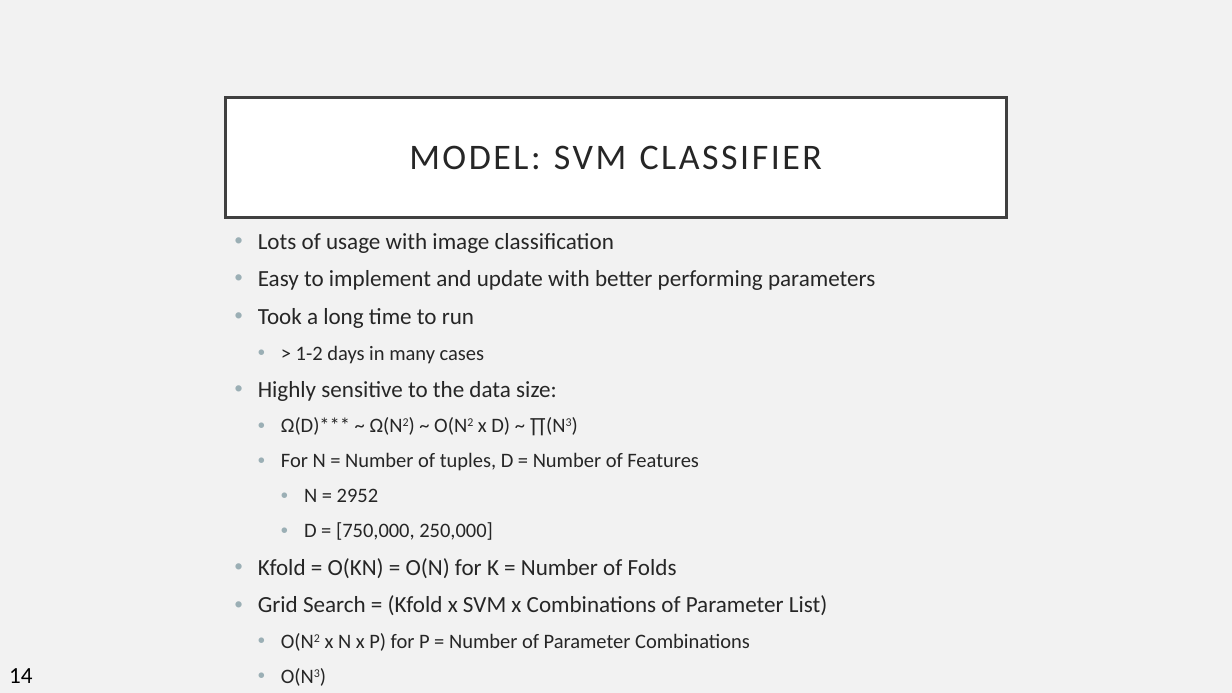
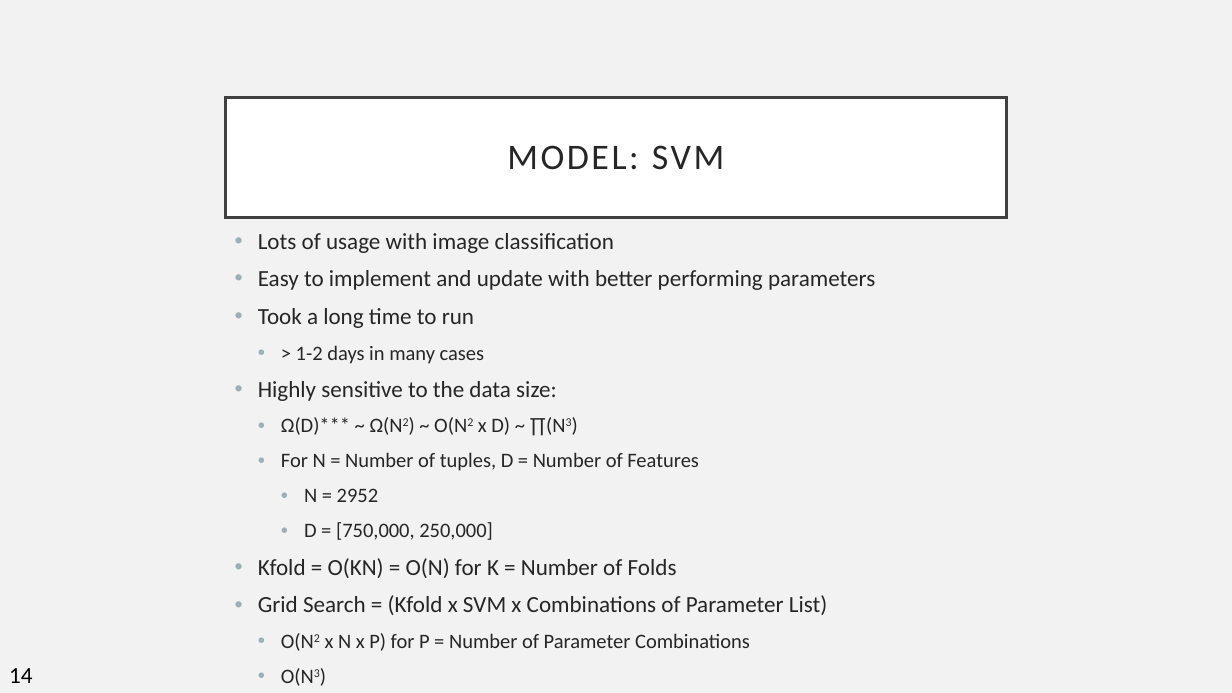
Before and after one commit to EZRA-DVLPR/MachineLearning-Comp542, a slide deck: slide 15 of group_proj/presentations/FinalPresentation.pptx. Drawn at 1232x693 pixels with LibreOffice and Linux fonts; fonts in the diff are those of the drawing. Boxes give left, top, right and bottom in pixels: in the first picture for what was removed or moved away, otherwise in the second. Text is boxed around its words. In the diff, an @@ line names an element or a change of style, - is before the commit and + after.

```diff
--- a/group_proj/presentations/FinalPresentation.pptx
+++ b/group_proj/presentations/FinalPresentation.pptx
@@ title at (x1=507, y1=145, x2=724, y2=170): text changed @@
-MODEL: SVM CLASSIFIER
+MODEL: SVM
```
Also in this commit, not shown: 2 other slides changed, 1 other file.
